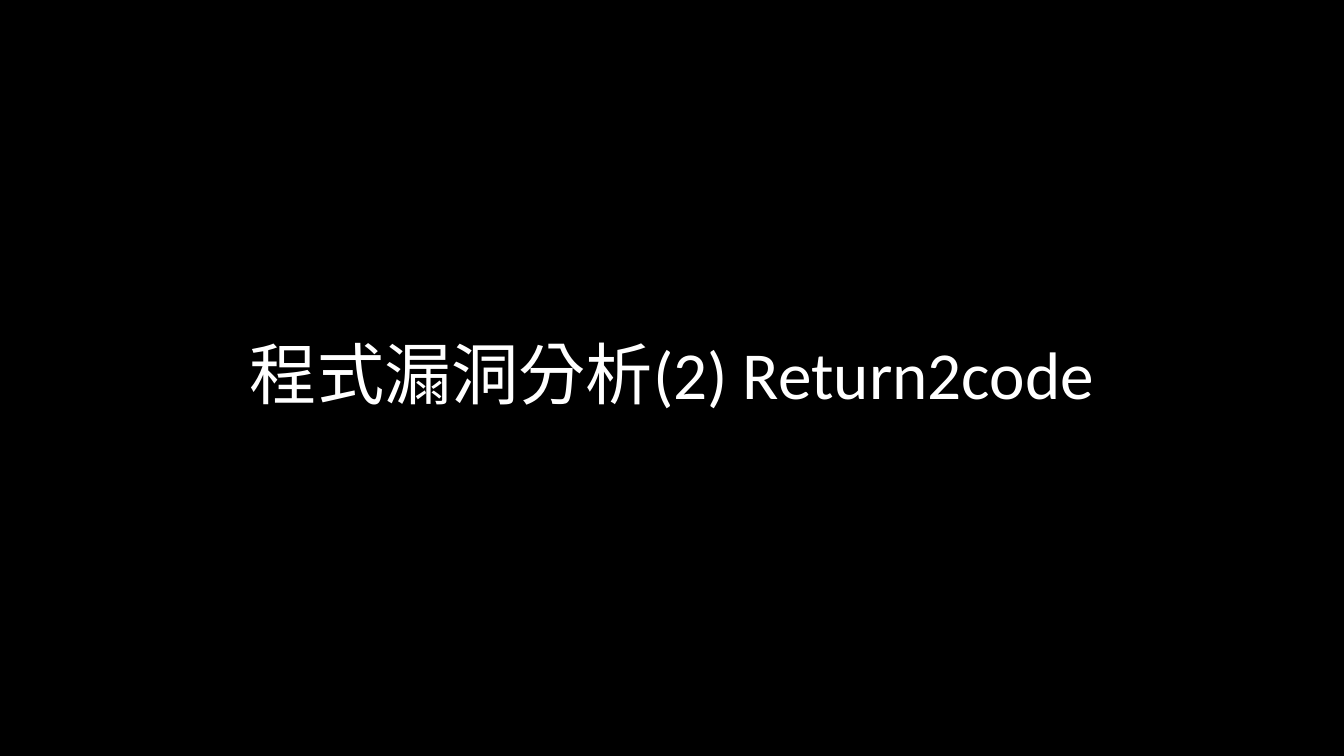
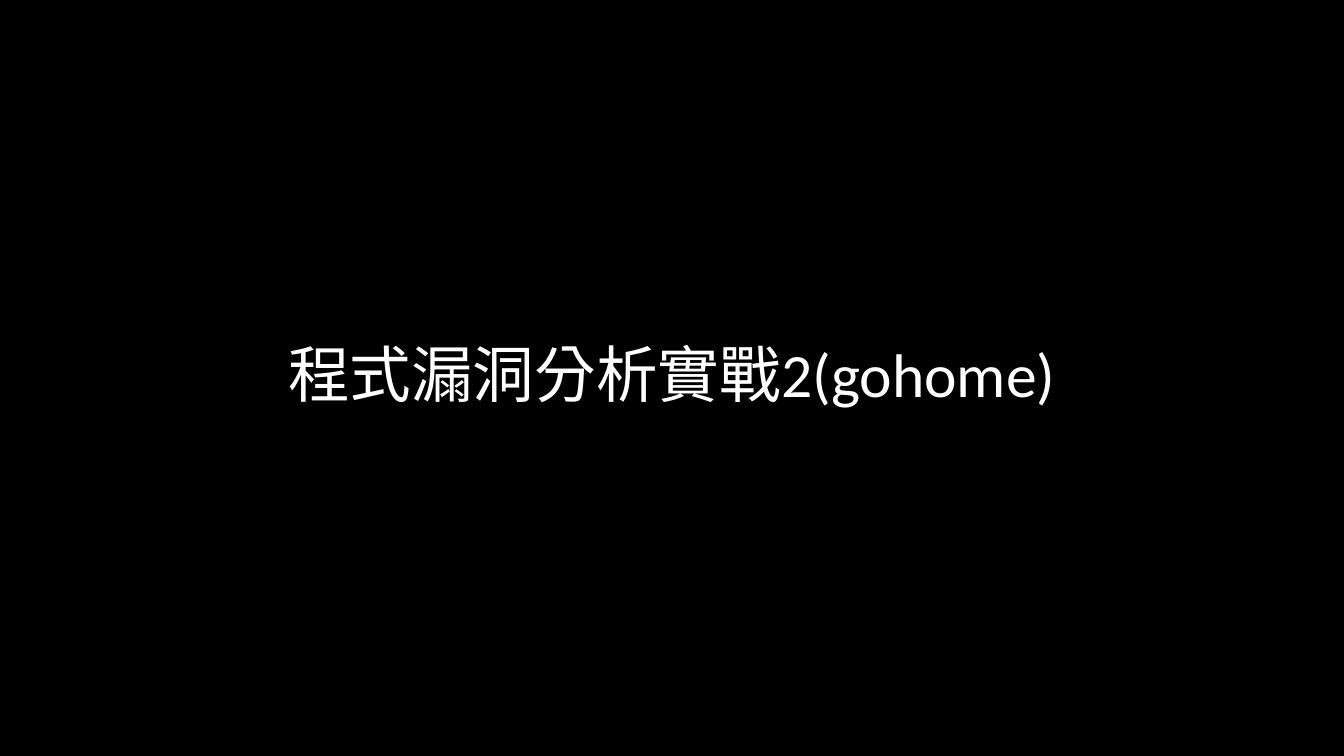
Before and after one commit to hehank/CTF_Practice, a slide deck: slide 5 of Pwn/報告/程式安全期末報告.pptx (slide 7 before the commit). Drawn at 1344x756 pixels with LibreOffice and Linux fonts; fonts in the diff are those of the drawing; background and template pictures are left out. Boxes give left, top, right and bottom in pixels: in the first picture for what was removed or moved away, otherwise in the second. Text is boxed around its words. In the diff, an @@ line names an element or a change of style, - is before the commit and + after.

```diff
--- a/Pwn/報告/程式安全期末報告.pptx
+++ b/Pwn/報告/程式安全期末報告.pptx
@@ title at <box>288,345,1055,408</box>: text changed; size 48 to 44 pt @@
-程式漏洞分析(2) Return2code
+程式漏洞分析實戰2(gohome)
```
Also in this commit, not shown: 3 other slides changed, 1 slide added, 3 slides removed, 5 other files.
